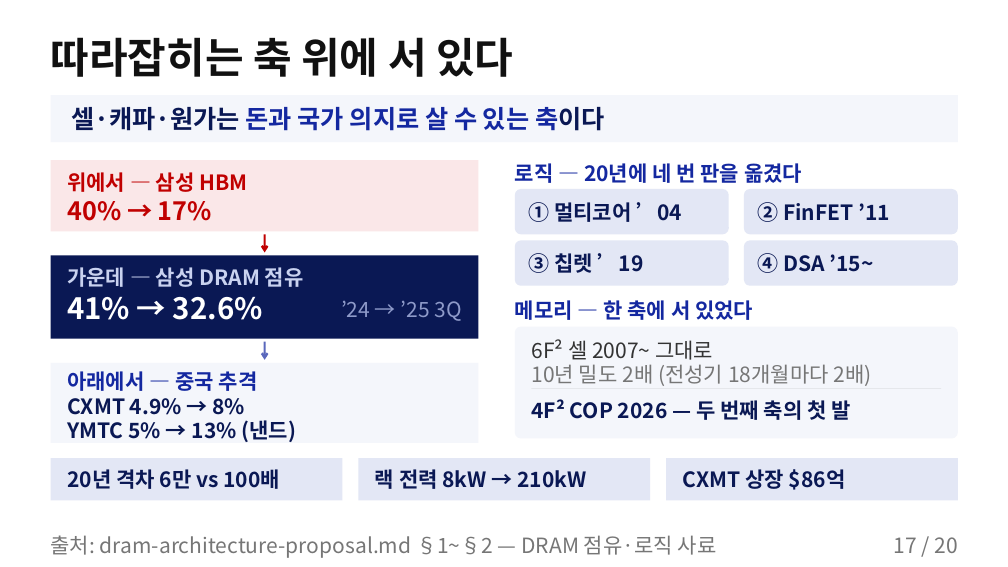
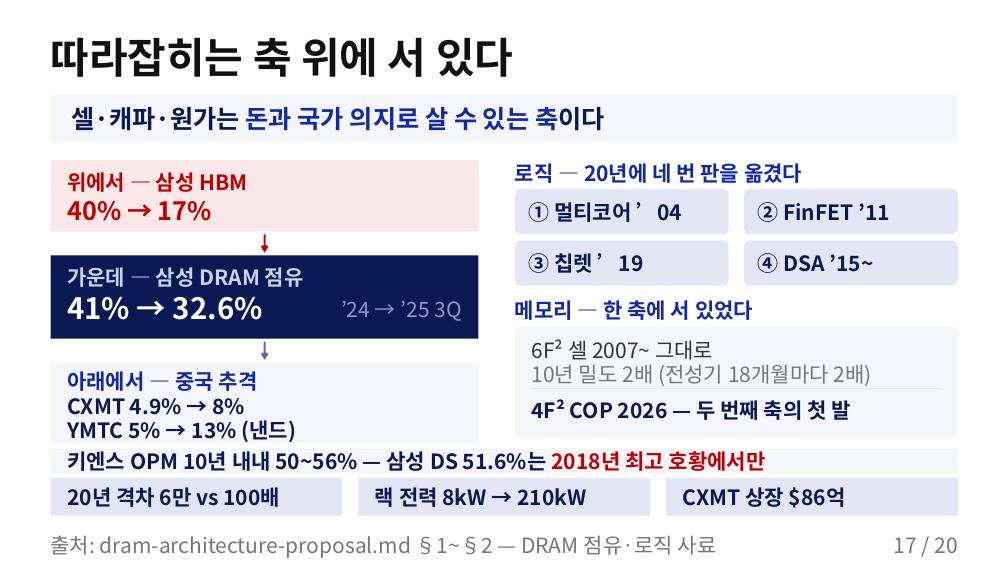
Before and after one commit to k31001/action-learning, a slide deck: slide 17 of outputs/presentation/storyline-common-overview.pptx. Drawn at 1008x567 pixels with LibreOffice and Linux fonts; fonts in the diff are those of the drawing. Boxes give left, top, right and bottom in pixels: in the first picture for what was removed or moved away, otherwise in the second. Text is boxed around its words. In the diff, an @@ line names an element or a change of style, - is before the commit and + after.

```diff
--- a/outputs/presentation/storyline-common-overview.pptx
+++ b/outputs/presentation/storyline-common-overview.pptx
@@ rectangle: place and size @@
-rectangle at bbox=[51, 458, 343, 501]
+rectangle at bbox=[51, 449, 958, 473]
@@ rectangle at bbox=[51, 449, 958, 473]: fill #E3E7F5 to #F4F6FB @@
@@ rectangle: place and size @@
-rectangle at bbox=[358, 458, 650, 501]
+rectangle at bbox=[51, 478, 343, 516]
@@ text "20년 격차 6만 vs 100배": place and size @@
-text "20년 격차 6만 vs 100배" at bbox=[67, 469, 281, 489]
+text "20년 격차 6만 vs 100배" at bbox=[67, 487, 281, 507]
@@ text added at bbox=[67, 451, 766, 471], 20 pt, text #0A1854, bold @@
+키엔스 OPM 10년 내내 50~56% — 삼성 DS 51.6%는 2018년 최고 호황에서만
@@ rectangle: place and size @@
-rectangle at bbox=[666, 458, 958, 501]
+rectangle at bbox=[358, 478, 650, 516]
@@ text "랙 전력 8kW → 210kW": place and size @@
-text "랙 전력 8kW → 210kW" at bbox=[375, 469, 587, 489]
+text "랙 전력 8kW → 210kW" at bbox=[375, 487, 586, 507]
@@ rectangle added at bbox=[666, 478, 958, 516], fill #E3E7F5 @@
@@ text "CXMT 상장 $86억": place and size @@
-text "CXMT 상장 $86억" at bbox=[683, 469, 846, 490]
+text "CXMT 상장 $86억" at bbox=[683, 487, 846, 508]
```
Also in this commit, not shown: 1 other slide changed, 3 other files.
